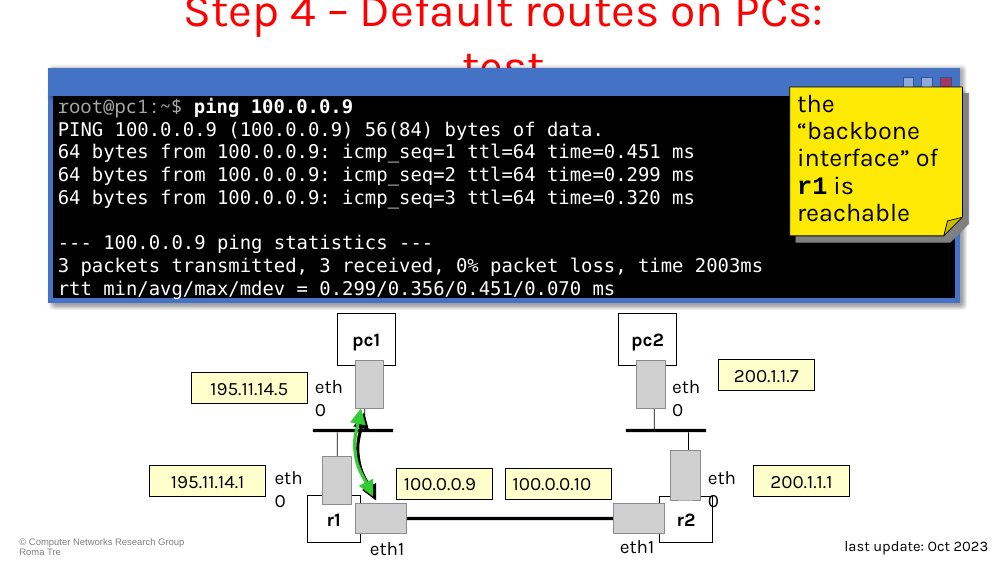
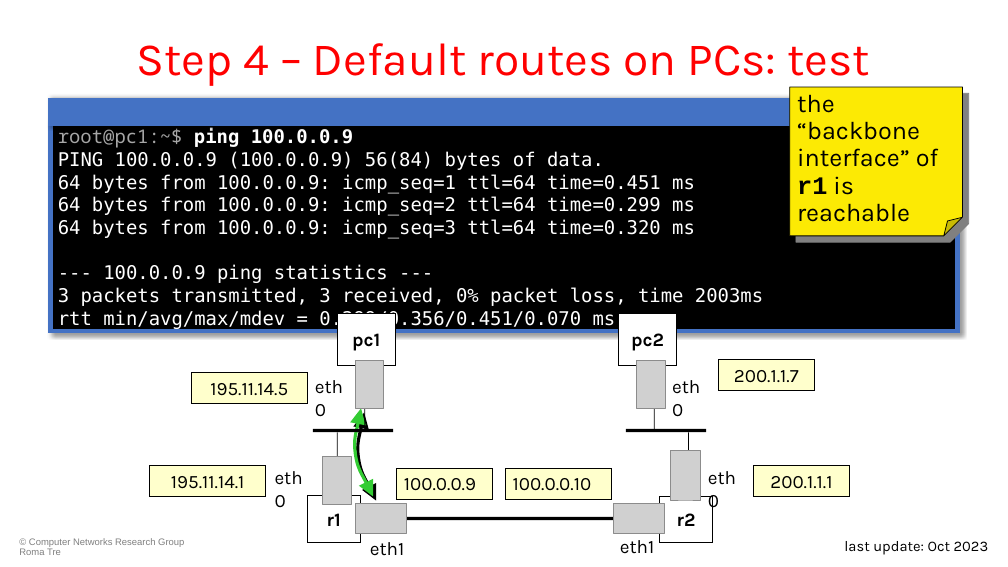
Before and after one commit to KatharaFramework/Kathara-Labs, a slide deck: slide 10 of main-labs/basic-topics/static-routing/004-kathara-lab_static-routing.pptx. Drawn at 1008x567 pixels with LibreOffice and Linux fonts; fonts in the diff are those of the drawing; grey boxes stand for pictures; background and template pictures are left out. Boxes give left, top, right and bottom in pixels: in the first picture for what was removed or moved away, otherwise in the second. Text is boxed around its words. In the diff, an @@ line names an element or a change of style, - is before the commit and + after.

Commit message:
Update some slides to new version (#35)
* Fix some titles in static routing slides

* Update rip lab

* Update RIP Slides, WIP

* Changed rip

* Add lconfig to Kathará introduction

```diff
--- a/main-labs/basic-topics/static-routing/004-kathara-lab_static-routing.pptx
+++ b/main-labs/basic-topics/static-routing/004-kathara-lab_static-routing.pptx
@@ title "Step 4 – Default routes ..." rewrapped from [183,0,824,92] to [137,43,870,86] @@
@@ 5 rectangles: place and size @@
-5 rectangles at [51,70,958,301]
+5 rectangles at [51,101,958,331]
```
Also in this commit, not shown: 6 other slides changed, 14 other files.
